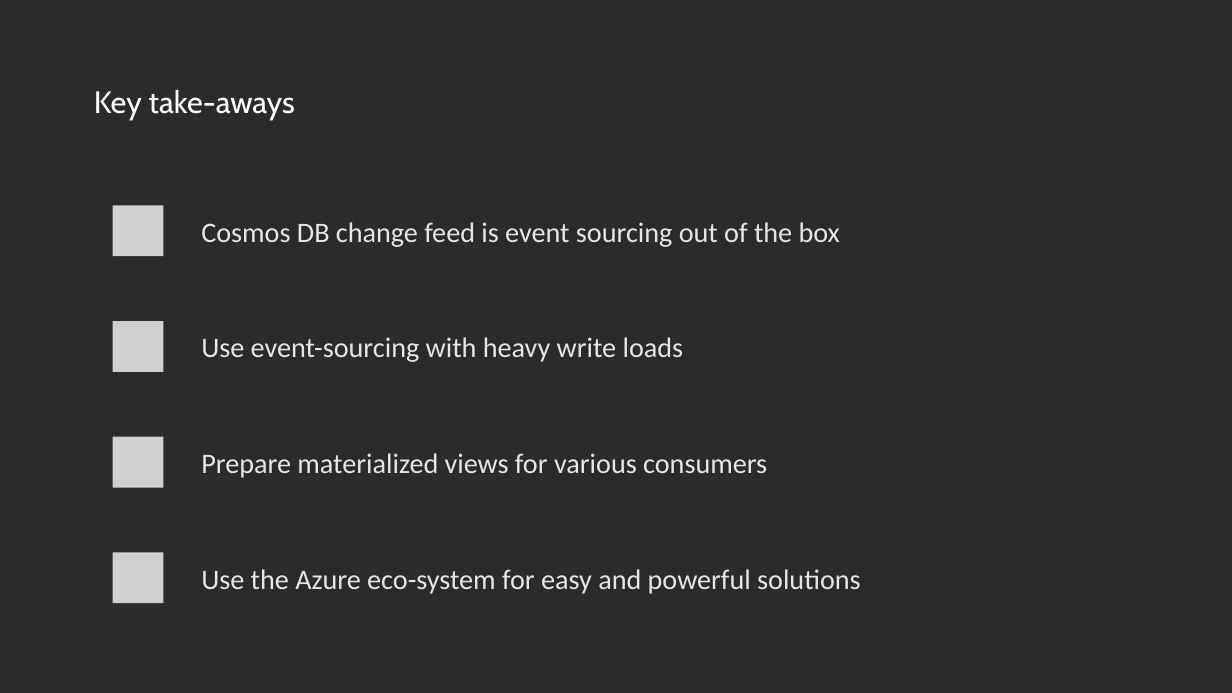
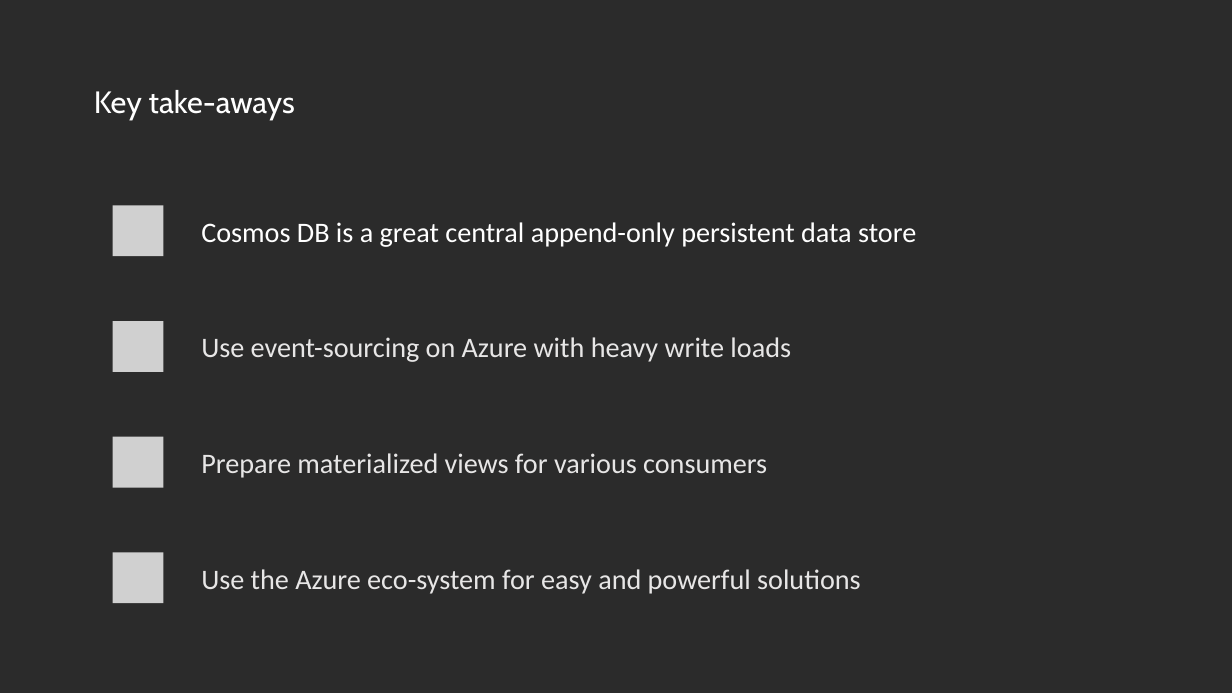
Before and after one commit to EldertGrootenboer/Implementing-an-Event-Sourcing-strategy-on-Azure, a slide deck: slide 31 of Implementing an Event Sourcing strategy on Azure.pptx. Drawn at 1232x693 pixels with LibreOffice and Linux fonts; fonts in the diff are those of the drawing; grey boxes stand for pictures; background and template pictures are left out; a plain dark background stands for a picture behind light text. Boxes give left, top, right and bottom in pixels: in the first picture for what was removed or moved away, otherwise in the second. Text is boxed around its words. In the diff, an @@ line names an element or a change of style, - is before the commit and + after.

Commit message:
Updated slides

```diff
--- a/Implementing an Event Sourcing strategy on Azure.pptx
+++ b/Implementing an Event Sourcing strategy on Azure.pptx
@@ text at <box>201,222,916,247</box>: text changed; text colour #E7E6E6 to #FFFFFF @@
-Cosmos DB change feed is event sourcing out of the box
+Cosmos DB is a great central append-only persistent data store
@@ text at <box>201,337,791,362</box>: text changed @@
-Use event-sourcing with heavy write loads
+Use event-sourcing on Azure with heavy write loads
```
